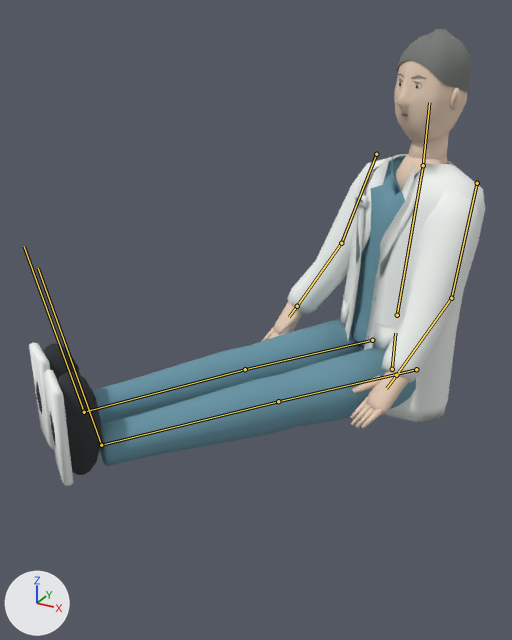
The glTF model arjan-portfolio/public/hospitalsim/assets/coat-lod.glb as it was, and as the next commit left it.
Rendered twice from a 50 mm camera at (0.329, -1.347, 1.72) aimed at (-0.361, -0.094, 1.093). Every picture has the same lights, and +X, +Y and +Z are marked at lower left. The older version comes first. Both versions are drawn at frame 38 of the action 'TransferOut'; the numbers are the values there. The bones that change are drawn over the model as lines.

Names of what the first picture shows: 'coat_skin_export'.
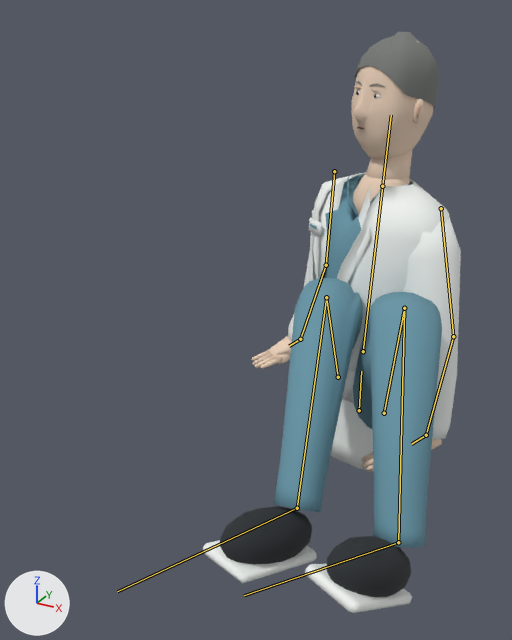
The change in detail:
Bone 'hips' (bone_hips) moves from (-0.173, -0.058, -0.335) to (-0.173, -0.058, -0.087).
Bone 'spine' (bone_spine) turns from (-6, 0, 0) to (-3, 0, 0) degrees about its own x, y and z.
Bone 'head' (bone_head) turns from (5, 0, 0) to (0, 0, 0) degrees about its own x, y and z.
Bone 'upper_arm.L' (bone_upper_arm_l) turns from (-10, 0, 0) to (8, 0, 0) degrees about its own x, y and z.
Bone 'forearm.L' (bone_forearm_l) turns from (-21, 0, 0) to (-17, 0, 0) degrees about its own x, y and z.
Bone 'hand.L' (bone_hand_l) turns from (0, 0, 0) to (-54, 0, 0) degrees about its own x, y and z.
Bone 'upper_arm.R' (bone_upper_arm_r) turns from (-10, 0, 0) to (8, 0, 0) degrees about its own x, y and z.
Bone 'forearm.R' (bone_forearm_r) turns from (-21, 0, 0) to (-17, 0, 0) degrees about its own x, y and z.
Bone 'hand.R' (bone_hand_r) turns from (0, 0, 0) to (-54, 0, 0) degrees about its own x, y and z.
Bone 'thigh.L' (bone_thigh_l) turns from (-90, 0, 0) to (-29, -56, -128) degrees about its own x, y and z.
Bone 'shin.L' (bone_shin_l) turns from (0, 0, 0) to (39, -40, 93) degrees about its own x, y and z.
Bone 'foot.L' (bone_foot_l) turns from (0, 0, 0) to (-7, -29, -20) degrees about its own x, y and z.
Bone 'thigh.R' (bone_thigh_r) turns from (-90, 0, 0) to (-72, -63, -81) degrees about its own x, y and z.
Bone 'shin.R' (bone_shin_r) turns from (0, 0, 0) to (58, -35, 67) degrees about its own x, y and z.
Bone 'foot.R' (bone_foot_r) turns from (0, 0, 0) to (12, -25, -23) degrees about its own x, y and z.

Where the change shows, as pixel boxes (x1, y1, x2, y2) in the pictures (512 x 640 px):
'coat_skin_export', posed (43% narrower, 27% taller): before (29, 29, 485, 486); after (203, 31, 461, 613)
bone 'hips', root to tip: before (392, 369) to (395, 333); after (359, 410) to (361, 371)
bone 'spine', root to tip: before (397, 315) to (423, 165); after (363, 351) to (382, 186)
bone 'head', root to tip: before (423, 165) to (429, 102); after (382, 186) to (391, 115)
bone 'upper_arm.L', root to tip: before (477, 183) to (451, 298); after (441, 208) to (453, 336)
bone 'forearm.L', root to tip: before (451, 298) to (396, 375); after (453, 336) to (426, 435)
bone 'hand.L', root to tip: before (396, 375) to (386, 388); after (426, 435) to (411, 444)
bone 'upper_arm.R', root to tip: before (376, 154) to (341, 243); after (334, 171) to (326, 265)
bone 'forearm.R', root to tip: before (341, 243) to (297, 306); after (326, 265) to (300, 339)
bone 'hand.R', root to tip: before (297, 306) to (289, 317); after (300, 339) to (289, 346)
bone 'thigh.L', root to tip: before (416, 369) to (278, 401); after (384, 413) to (404, 308)
bone 'shin.L', root to tip: before (278, 401) to (101, 445); after (404, 308) to (398, 542)
bone 'foot.L', root to tip: before (101, 445) to (38, 268); after (398, 542) to (244, 595)
bone 'thigh.R', root to tip: before (372, 340) to (245, 369); after (338, 377) to (326, 297)
bone 'shin.R', root to tip: before (245, 369) to (84, 412); after (326, 297) to (297, 508)
bone 'foot.R', root to tip: before (84, 412) to (24, 246); after (297, 508) to (117, 591)
